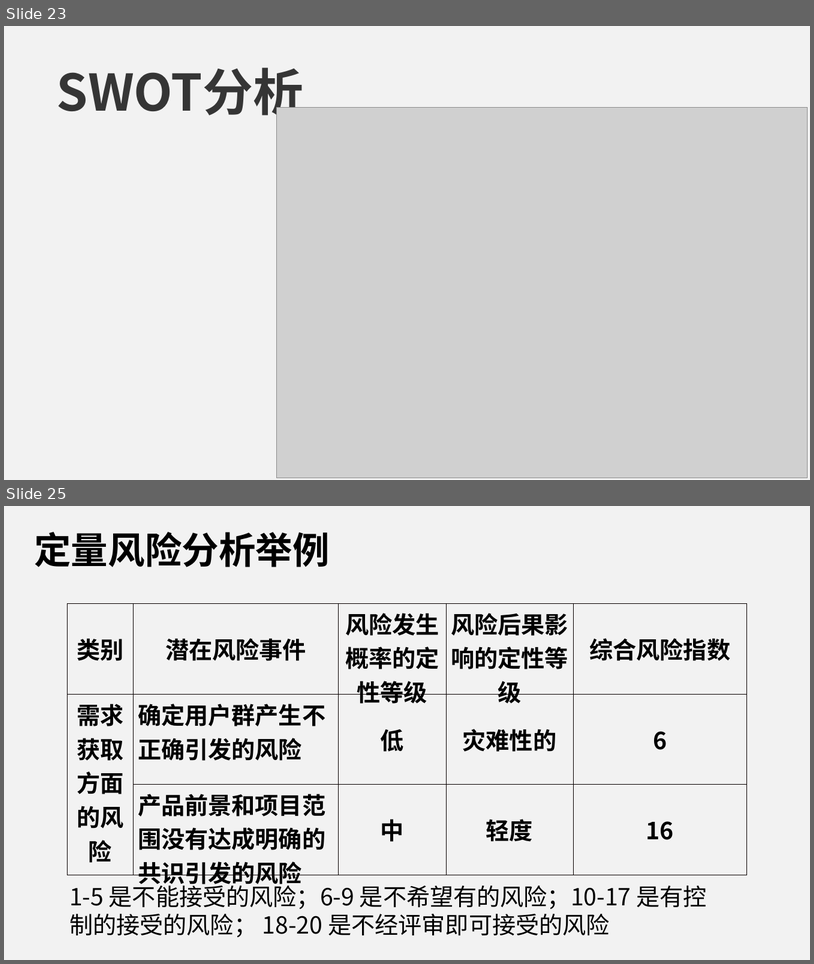
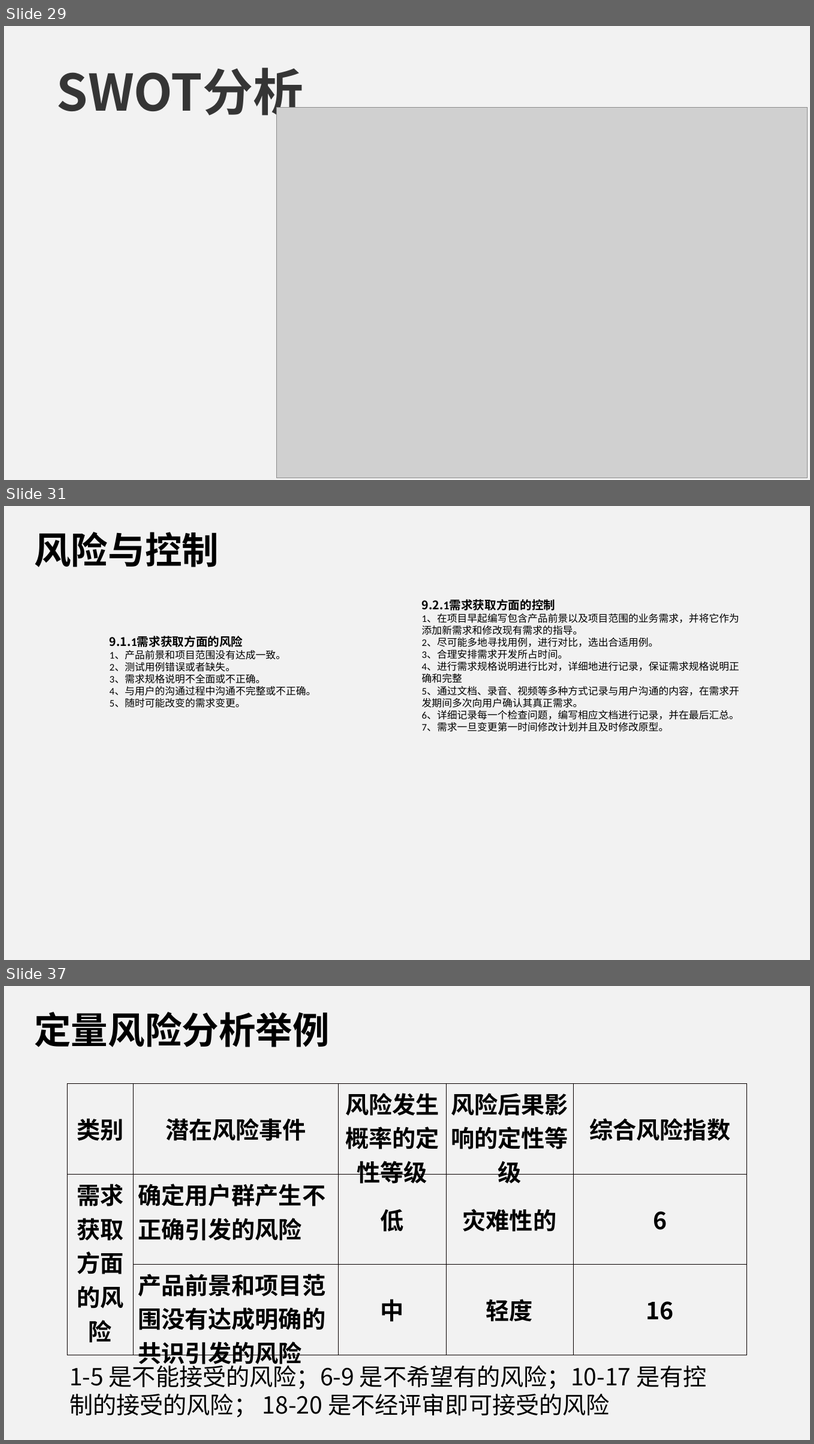
Before and after one commit to PRD2018-G09/Educational-Website, a slide deck: 受控文档/2.需求工程计划/PRD2018-G09-需求工程计划PPT.ppt. Shown one above the other, each under a label of ours: slides 23 and 25 before the commit, slides 29, 31 and 37 after it; the slides between them are not shown. The pictures are 814x964 and 814x1444 pixels, drawn with LibreOffice and Linux fonts; fonts in the diff are those of the drawing; grey boxes stand for pictures. Boxes give left, top, right and bottom in pixels: in the first picture for what was removed or moved away, otherwise in the second. Text is boxed around its words. In the diff, an @@ line names an element or a change of style, - is before the commit and + after.

Commit message:
修改文档

```diff
--- a/受控文档/2.需求工程计划/PRD2018-G09-需求工程计划PPT.ppt
+++ b/受控文档/2.需求工程计划/PRD2018-G09-需求工程计划PPT.ppt
@@ slide 31 added at (4, 506, 810, 960), background #F2F2F2 @@
@@ text added at (34, 532, 219, 567), 44 pt, text #000000, bold @@
+风险与控制
@@ text added at (422, 599, 740, 732), 12 pt, text #000000 @@
+9.2.1需求获取方面的控制
+1、在项目早起编写包含产品前景以及项目范围的业务需求，并将它作为添加新需求和修改现有需求的指导。
+2、尽可能多地寻找用例，进行对比，选出合适用例。
+3、合理安排需求开发所占时间。
+4、进行需求规格说明进行比对，详细地进行记录，保证需求规格说明正确和完整
+5、通过文档、录音、视频等多种方式记录与用户沟通的内容，在需求开发期间多次向用户确认其真正需求。
+6、详细记录每一个检查问题，编写相应文档进行记录，并在最后汇总。
+7、需求一旦变更第一时间修改计划并且及时修改原型。
@@ text added at (110, 636, 316, 708), 12 pt, text #000000 @@
+9.1.1需求获取方面的风险
+1、产品前景和项目范围没有达成一致。
+2、测试用例错误或者缺失。
+3、需求规格说明不全面或不正确。
+4、与用户的沟通过程中沟通不完整或不正确。
+5、随时可能改变的需求变更。
@@ what was slide 23 is now slide 29 @@
@@ what was slide 25 is now slide 37 @@
```
Also in this commit, not shown: 7 slides changed, 17 other slides added, 3 slides removed, 13 other files.
